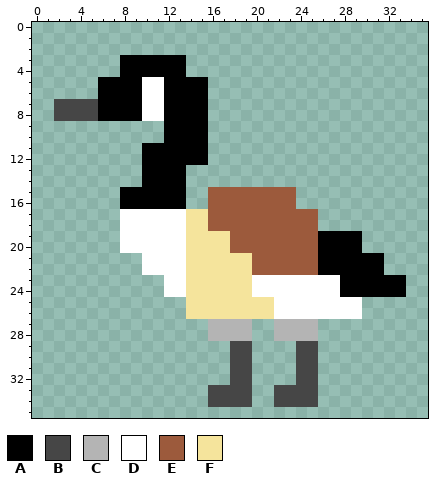
Two versions of one pixel-art sprite, gooseimg.png. The first picture shows the starting point.
The file is 64x64 pixels. The old version is drawn lined up with the new one, on the new canvas.
Palette (. is transparent): A #000000  B #464646  C #b4b4b4  D #ffffff  E #9c5a3c  F #f5e49c
Pixels before, first column x 2:
 3 ......AAAAAA....................
 4 ......AAAAAA....................
 5 ....AAAADDAAAA..................
 6 ....AAAADDAAAA..................
 7 BBBBAAAADDAAAA..................
 8 BBBBAAAADDAAAA..................
 9 ..........AAAA..................
10 ..........AAAA..................
11 ........AAAAAA..................
12 ........AAAAAA..................
13 ........AAAA....................
14 ........AAAA....................
15 ......AAAAAA..EEEEEEEE..........
16 ......AAAAAA..EEEEEEEE..........
17 ......DDDDDDFFEEEEEEEEEE........
18 ......DDDDDDFFEEEEEEEEEE........
19 ......DDDDDDFFFFEEEEEEEEAAAA....
20 ......DDDDDDFFFFEEEEEEEEAAAA....
21 ........DDDDFFFFFFEEEEEEAAAAAA..
22 ........DDDDFFFFFFEEEEEEAAAAAA..
23 ..........DDFFFFFFDDDDDDDDAAAAAA
24 ..........DDFFFFFFDDDDDDDDAAAAAA
25 ............FFFFFFFFDDDDDDDD....
26 ............FFFFFFFFDDDDDDDD....
27 ..............CCCC..CCCC........
28 ..............CCCC..CCCC........
29 ................BB....BB........
30 ................BB....BB........
31 ................BB....BB........
32 ................BB....BB........
33 ..............BBBB..BBBB........
34 ..............BBBB..BBBB........
New version:
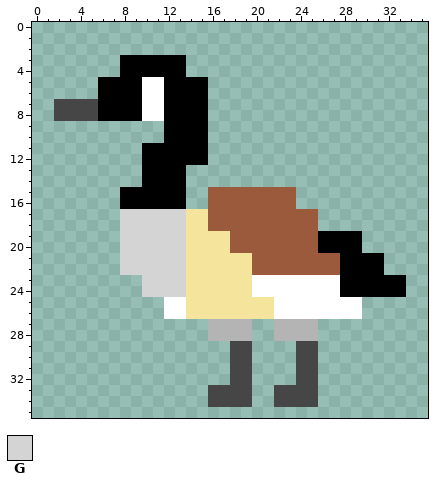
Colours new in this view: G #d4d4d4
What changed:
canvas 64x64 -> 36x36, the old top-left corner now at -13,-13 (the part of the old canvas that was cut away was empty and is not shown)
Changed rows in their new state; - is an unchanged pixel.
first column x 8:
17 GGGGGG--------------
18 GGGGGG--------------
19 GGGGGG--------------
20 GGGGGG--------------
21 GGGGGG------------EE
22 GGGGGG------------EE
23 --GGGG--------------
24 --GGGG--------------
25 ----DD--------------
26 ----DD--------------
Pixel boxes of the changes (left, top, right, bottom) in both pictures:
changed: (120, 209, 186, 319)
changed: (318, 253, 340, 275)
